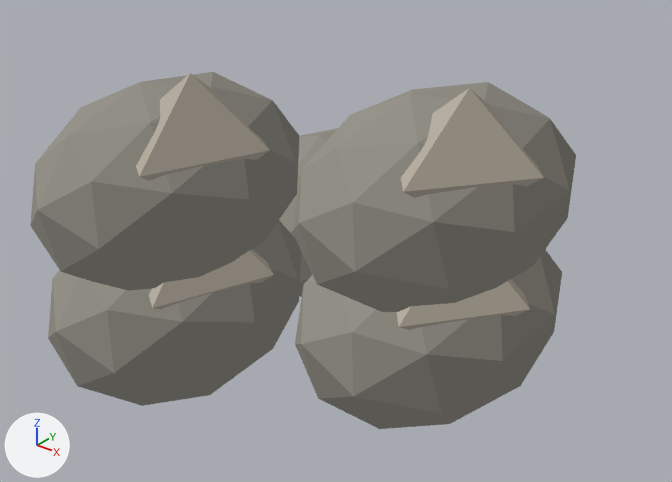
The glTF model art/exports/pile-stone-5.gltf: old version first, new version second.
Before and after are seen from a 50 mm lens placed at (0.706, -0.836, 0.684), pointed at (0.042, -0.005, 0.169). Lighting does not change. The marker at lower left points along +X, +Y and +Z. The picture after the commit comes second. Vertices at exactly the same position are counted once.

Names of what the first picture shows: 'pile-stone-5'.
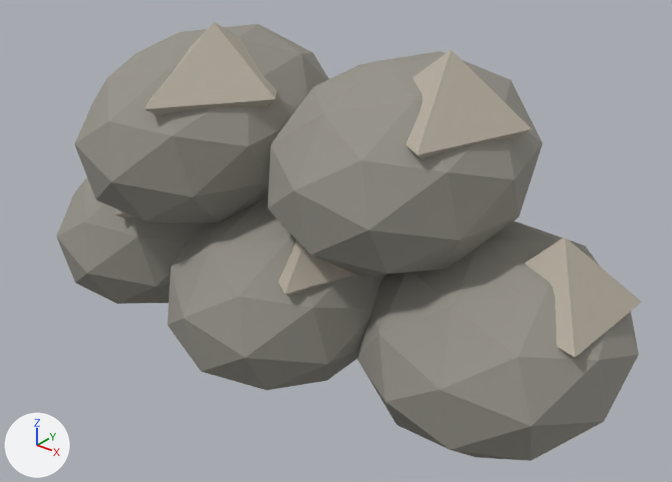
Diff of the bpy script that builds the scene:
```diff
--- a/art/exports/pile-stone-5.gltf.py
+++ b/art/exports/pile-stone-5.gltf.py
@@ mat_mattepalettealbedo @@
+mat_mattepalettealbedo = bpy.data.materials.new('MattePaletteAlbedo')
+mat_mattepalettealbedo.use_nodes = True; mat_mattepalettealbedo.node_tree.nodes.clear()
+_N = mat_mattepalettealbedo.node_tree.nodes; _L = mat_mattepalettealbedo.node_tree.links
+n0 = _N.new('ShaderNodeBsdfPrincipled'); n0.name = 'Principled BSDF'
+n0.inputs[2].default_value = 1.0  # 'Roughness'
+n1 = _N.new('ShaderNodeOutputMaterial'); n1.name = 'Material Output'
+n2 = _N.new('ShaderNodeVertexColor'); n2.name = 'Color Attribute'
+_L.new(n0.outputs[0], n1.inputs[0])  # 'BSDF' to 'Surface'
+_L.new(n2.outputs[0], n0.inputs[0])  # 'Color' to 'Base Color'
@@ me_pile_stone_5 @@
-me_pile_stone_5.from_pydata(...)  # 238 vertices, 440 faces; spans x -0.254..0.334, y -0.328..0.324, z 0.0..0.414
-me_pile_stone_5.materials.append(mat_bakedpalette)
+me_pile_stone_5.from_pydata(...)  # 240 vertices, 440 faces; spans x -0.424..0.434, y -0.227..0.182, z 0.0..0.444
+# me_pile_stone_5 part 1: the loose piece of 42 vertices spanning x 0.026..0.334, y -0.182..0.182, z 0.0..0.238 is moved by (-0.45, 0.0, 0.0), in mat_mattepalettealbedo
+# me_pile_stone_5 part 2: the loose piece of 6 vertices spanning x -0.091..0.057, y 0.063..0.251, z 0.113..0.263 is turned -34 degrees about the z axis through its middle, then moved by (-0.192, -0.197, 0.001), in mat_mattepalettealbedo
+# me_pile_stone_5 part 3: the loose piece of 42 vertices spanning x -0.252..0.072, y -0.328..0.016, z 0.0..0.236 is moved by (0.09, 0.111, 0.0), in mat_mattepalettealbedo
+# me_pile_stone_5 part 4: the loose piece of 6 vertices spanning x -0.091..0.057, y 0.063..0.251, z 0.113..0.263 is copied, and the copy is turned -17 degrees about the z axis through its middle, then moved by (0.087, -0.222, 0.0), in mat_mattepalettealbedo; it spans x -0.016..0.156, y -0.174..0.044, z 0.113..0.263
+# me_pile_stone_5 part 5: the loose piece of 42 vertices spanning x -0.254..0.074, y -0.012..0.324, z 0.0..0.236 is moved by (0.36, -0.156, 0.0), in mat_mattepalettealbedo
+# me_pile_stone_5 part 6: the loose piece of 6 vertices spanning x -0.091..0.057, y 0.063..0.251, z 0.113..0.263 is copied, and the copy is moved by (0.36, -0.156, 0.0), in mat_mattepalettealbedo; it spans x 0.269..0.417, y -0.093..0.096, z 0.113..0.263
+# me_pile_stone_5 part 7: the loose piece of 42 vertices spanning x 0.026..0.334, y -0.182..0.182, z 0.15..0.388 is moved by (-0.315, -0.045, 0.03), in mat_mattepalettealbedo
+# me_pile_stone_5 part 8: the loose piece of 6 vertices spanning x -0.091..0.057, y 0.063..0.251, z 0.113..0.263 is copied, and the copy is turned -34 degrees about the z axis through its middle, then moved by (-0.057, -0.242, 0.181), in mat_mattepalettealbedo; it spans x -0.164..0.016, y -0.2..0.03, z 0.294..0.444
+# me_pile_stone_5 part 9: the loose piece of 42 vertices spanning x -0.252..0.072, y -0.328..0.016, z 0.15..0.386 is moved by (0.225, 0.156, 0.03), in mat_mattepalettealbedo
+# me_pile_stone_5 part 10: the loose piece of 6 vertices spanning x -0.091..0.057, y 0.063..0.251, z 0.113..0.263 is copied, and the copy is turned -17 degrees about the z axis through its middle, then moved by (0.222, -0.177, 0.18), in mat_mattepalettealbedo; it spans x 0.119..0.291, y -0.129..0.089, z 0.293..0.443
+# me_pile_stone_5 part 11: the loose piece of 11 vertices spanning x 0.151..0.331, y -0.155..0.075, z 0.114..0.414 is deleted
+# me_pile_stone_5 part 12: the loose piece of 11 vertices spanning x -0.106..0.066, y -0.285..-0.067, z 0.113..0.413 is deleted
+me_pile_stone_5.materials.append(mat_mattepalettealbedo)
```

Changed parts and their boxes [x1, y1, x2, y2] in the pictures (672 x 482 px; the box of a moved part takes in the faces that stretch with it):
'pile-stone-5', reshaped (7% wider, 23% taller)
    before: [30, 72, 576, 429]
    after: [56, 22, 641, 461]
part 1 of me_pile_stone_5, moved or reshaped
    before: [295, 249, 562, 429]
    after: [56, 178, 203, 304]
part 2 of me_pile_stone_5, moved or reshaped (not visible before)
    after: [114, 209, 134, 218]
part 3 of me_pile_stone_5, moved or reshaped
    before: [48, 221, 301, 406]
    after: [167, 196, 386, 390]
part 4 of me_pile_stone_5, added
    after: [278, 240, 357, 296]
part 5 of me_pile_stone_5, moved or reshaped
    before: [279, 128, 338, 297]
    after: [357, 221, 639, 461]
part 6 of me_pile_stone_5, added
    after: [525, 237, 641, 358]
part 7 of me_pile_stone_5, moved or reshaped
    before: [292, 82, 576, 312]
    after: [75, 24, 329, 223]
part 8 of me_pile_stone_5, added
    after: [145, 22, 277, 116]
part 9 of me_pile_stone_5, moved or reshaped
    before: [30, 72, 299, 291]
    after: [268, 51, 543, 276]
part 10 of me_pile_stone_5, added
    after: [406, 50, 532, 160]
part 11 of me_pile_stone_5, deleted
    before: [397, 88, 544, 330]
part 12 of me_pile_stone_5, deleted
    before: [136, 73, 274, 310]
